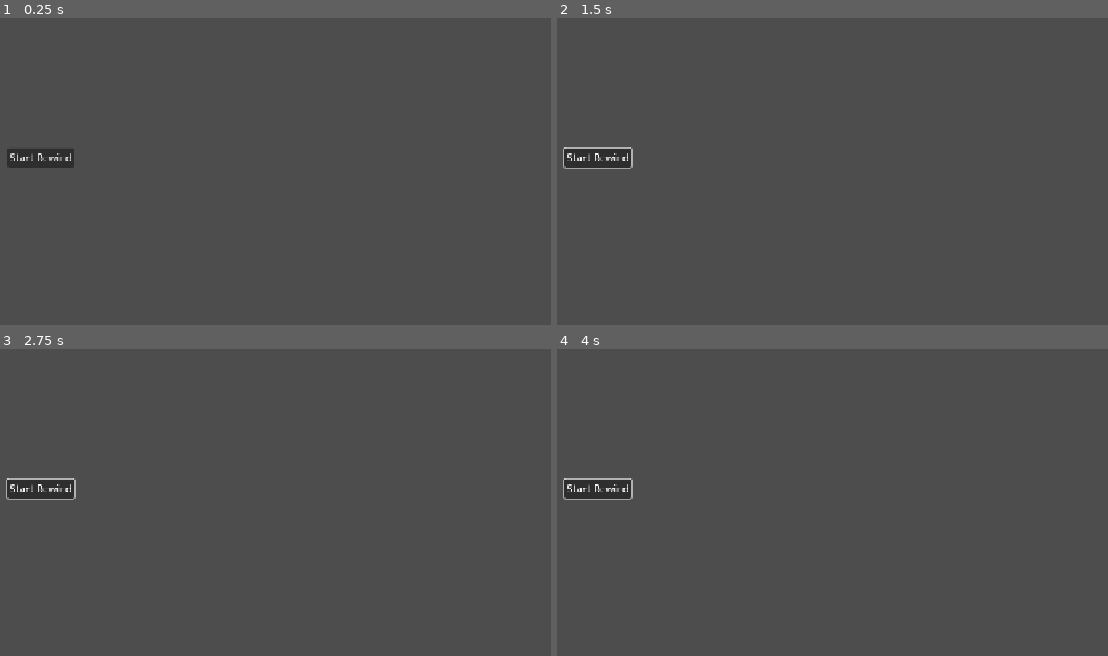
Above: before the commit, frames 1-4 (two rows, left to right).
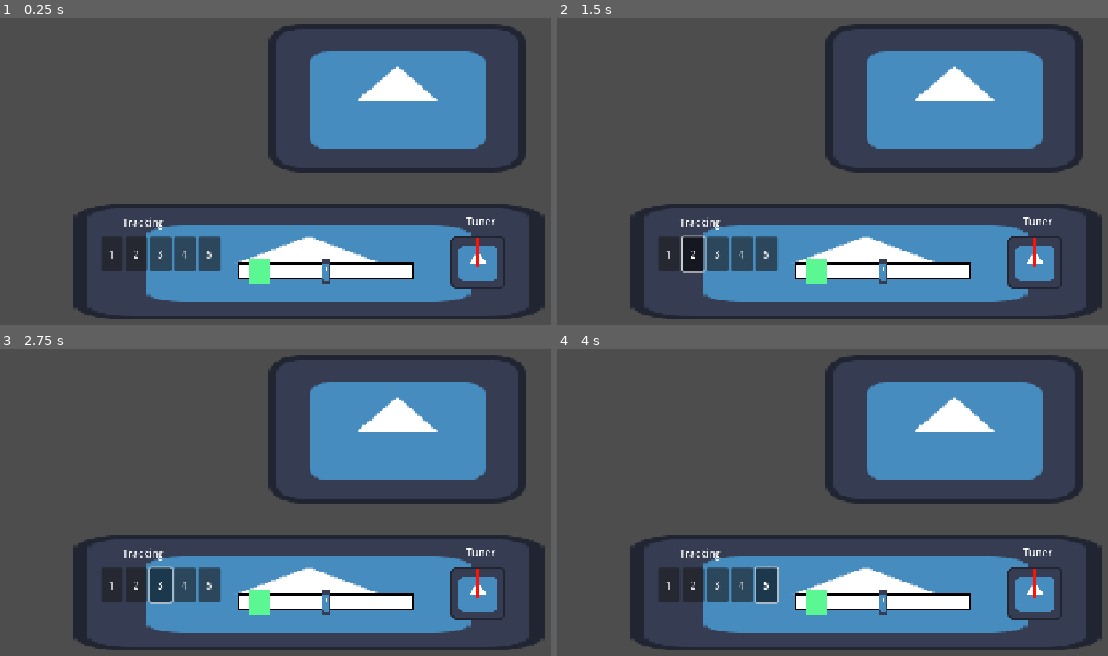
Above: after the commit, the same moments.

Repository: Sleeping-Robot-Games/video-planet
Game: Godot game, scene res://backroom/backroom.tscn
Two runs of this game, one before a commit and one after it. Both use one fixed random seed, a clock stepped at 60 frames per second and the inputs below. This scene is started directly instead of the project's main scene. The engine's default icon, where the game draws it, is replaced by a stand-in: a white triangle on a blue panel in a dark square.
Inputs (mouse positions are in pixels of both pictures, inside the frame that each line leads up to):
- Up to frame 1 (0.25 s): no input
- Up to frame 2 (1.5 s): click "Start Rewind" (after the commit: "1") at 0.5 s; click (694, 254) at 1.25 s, where only the run after the commit has a clickable "2"
- Up to frame 3 (2.75 s): click (159, 585) at 2 s, where only the run after the commit has a clickable "3"
- Up to frame 4 (4 s): click (744, 585) at 2.75 s, where only the run after the commit has a clickable "4"; click (766, 585) at 3.5 s, where only the run after the commit has a clickable "5"

The runs differ from the first frame. In frame 1, 33% of the frame differs, in the area x 1-99%, y 1-99%; in frame 2, 34%; in frame 3, 34%; in frame 4, 34%.

Commit message:
scaffolding nodes for VCR mechanics

Diff:
--- /dev/null
+++ b/backroom/backroom.gd
@@ -0,0 +1 @@
+extends Node2D
--- a/backroom/backroom.tscn
+++ b/backroom/backroom.tscn
@@ -1,11 +1,126 @@
-[gd_scene format=3 uid="uid://thwpr8h4nhin"]
+[gd_scene load_steps=5 format=3 uid="uid://thwpr8h4nhin"]
+
+[ext_resource type="Texture2D" uid="uid://sdqwgj8p7n4g" path="res://icon.svg" id="1_g6svw"]
+[ext_resource type="Script" uid="uid://dc86irbvkwbxc" path="res://backroom/backroom.gd" id="1_grv5e"]
+
+[sub_resource type="ButtonGroup" id="ButtonGroup_grv5e"]
+allow_unpress = true
+
+[sub_resource type="Theme" id="Theme_grv5e"]
 
 [node name="Backroom" type="Node2D"]
+script = ExtResource("1_grv5e")
 
-[node name="Button" type="Button" parent="."]
-offset_left = 351.0
-offset_top = 229.0
-offset_right = 458.0
-offset_bottom = 260.0
-text = "Start Rewind
+[node name="TV" type="Node2D" parent="."]
+
+[node name="Sprite2D" type="Sprite2D" parent="TV"]
+position = Vector2(975.00006, 149)
+scale = Vector2(3.216797, 1.8496099)
+texture = ExtResource("1_g6svw")
+
+[node name="VCR" type="Node2D" parent="."]
+
+[node name="Sprite2D2" type="Sprite2D" parent="VCR"]
+position = Vector2(832.99994, 410.99997)
+scale = Vector2(5.886719, 1.4492185)
+texture = ExtResource("1_g6svw")
+
+[node name="TrackLabel" type="Label" parent="VCR"]
+offset_left = 535.0
+offset_top = 336.0
+offset_right = 601.0
+offset_bottom = 359.0
+text = "Tracking"
+
+[node name="TuningLabel" type="Label" parent="VCR"]
+offset_left = 1085.0
+offset_top = 335.0
+offset_right = 1151.0
+offset_bottom = 358.0
+text = "Tuner"
+
+[node name="Tracking" type="HBoxContainer" parent="VCR"]
+offset_left = 501.0
+offset_top = 371.0
+offset_right = 644.0
+offset_bottom = 426.0
+
+[node name="Button" type="Button" parent="VCR/Tracking"]
+custom_minimum_size = Vector2(35, 10)
+layout_mode = 2
+toggle_mode = true
+button_group = SubResource("ButtonGroup_grv5e")
+text = "1
 "
+
+[node name="Button2" type="Button" parent="VCR/Tracking"]
+custom_minimum_size = Vector2(35, 10)
+layout_mode = 2
+toggle_mode = true
+button_group = SubResource("ButtonGroup_grv5e")
+text = "2
+"
+
+[node name="Button3" type="Button" parent="VCR/Tracking"]
+custom_minimum_size = Vector2(35, 10)
+layout_mode = 2
+toggle_mode = true
+button_group = SubResource("ButtonGroup_grv5e")
+text = "3"
+
+[node name="Button4" type="Button" parent="VCR/Tracking"]
+custom_minimum_size = Vector2(35, 10)
+layout_mode = 2
+toggle_mode = true
+button_group = SubResource("ButtonGroup_grv5e")
+text = "4"
+
+[node name="Button5" type="Button" parent="VCR/Tracking"]
+custom_minimum_size = Vector2(35, 10)
+layout_mode = 2
+toggle_mode = true
+button_group = SubResource("ButtonGroup_grv5e")
+text = "5"
+
+[node name="Dial" type="Node2D" parent="VCR"]
+
+[node name="Sprite2D" type="Sprite2D" parent="VCR/Dial"]
+position = Vector2(1104, 412.00003)
+scale = Vector2(0.6875, 0.65625)
+texture = ExtResource("1_g6svw")
+
+[node name="ColorRect" type="ColorRect" parent="VCR/Dial/Sprite2D"]
+offset_left = -2.9091582
+offset_top = -59.4286
+offset_right = 4.363547
+offset_bottom = 9.142872
+color = Color(1, 0.06666667, 0.023529412, 1)
+
+[node name="Ticker" type="Node2D" parent="VCR"]
+
+[node name="TrackBorder" type="ColorRect" parent="VCR/Ticker"]
+offset_left = 720.0
+offset_top = 412.0
+offset_right = 1002.0
+offset_bottom = 439.0
+theme = SubResource("Theme_grv5e")
+color = Color(0, 0, 0, 1)
+
+[node name="Track" type="ColorRect" parent="VCR/Ticker"]
+offset_left = 723.0
+offset_top = 416.0
+offset_right = 999.0
+offset_bottom = 436.0
+theme = SubResource("Theme_grv5e")
+
+[node name="HitZone" type="ColorRect" parent="VCR/Ticker"]
+offset_left = 737.0
+offset_top = 406.0
+offset_right = 770.0
+offset_bottom = 446.0
+color = Color(0.35767606, 0.96751696, 0.57527703, 1)
+
+[node name="Sprite2D" type="Sprite2D" parent="VCR/Ticker"]
+position = Vector2(861.00006, 426)
+scale = Vector2(0.10937506, 0.328125)
+texture = ExtResource("1_g6svw")
Not shown, changed: audio/music/Lofi_Background_music_1.ogg.import
Not shown, added: backroom/backroom.gd.uid
